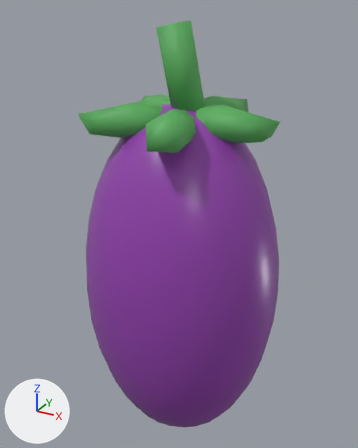
Before and after pictures for a commit that changed the glTF model game/assets/resources/models/eggplant.glb.
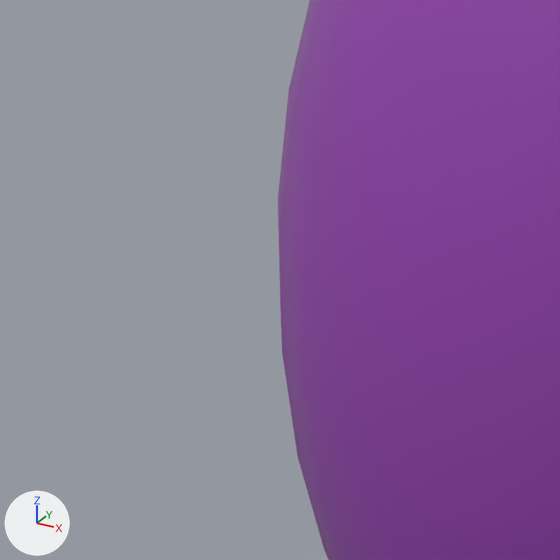
Each version appears first whole from a camera (50 mm lens) standing at (0.5, -0.92, 0.526) and looking at (-0.016, 0.019, 0.056), and next in a close-up on the part from 2% to 46% of the width and 43% to 78% of the height. Lighting does not change. The marker at lower left points along +X, +Y and +Z. The first two pictures are the older version. Vertices at exactly the same position are counted once.

Objects in the first close-up: 'eggplant'.
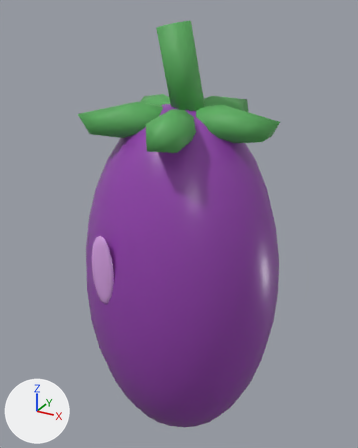
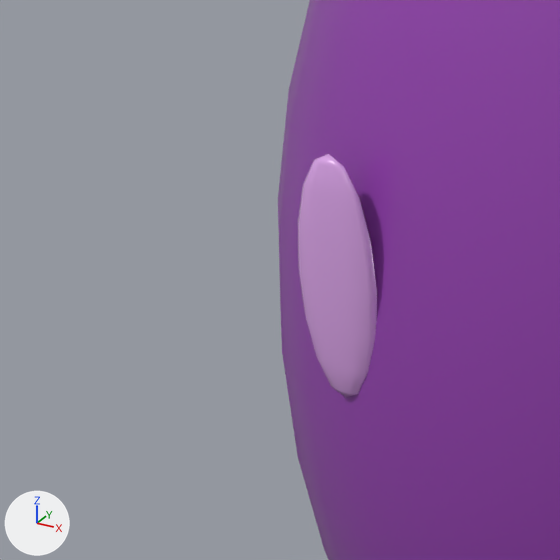
Pixel boxes [x1, y1, x2, y2] of what changed, in the close-ups (560 x 560 px):
part 1 of me_sphere, added (purple)
    after: [298, 154, 377, 398]

The edits, one by one:
Material 'eggplant_highlight' (mat_eggplant_highlight) is new.
Its base color is (0.72, 0.38, 0.82) (purple #dda6ea).
Its roughness is 0.27.
me_sphere is used by ob_eggplant; location (0.0, 0.0, 0.0).
me_sphere had 438 vertices, 848 faces and spanned x -0.233..0.233, y -0.217..0.217, z -0.5..0.5.
me_sphere now has 524 vertices, 1016 faces and spans x -0.233..0.233, y -0.217..0.217, z -0.5..0.5.
me_sphere part 1: a new loose piece, a UV sphere (12 segments, 8 rings, poles along z) spanning x -0.1..-0.044, y -0.214..-0.199, z -0.055..0.105, in mat_eggplant_highlight (purple #dda6ea).
me_sphere gains material mat_eggplant_highlight (purple #dda6ea).
